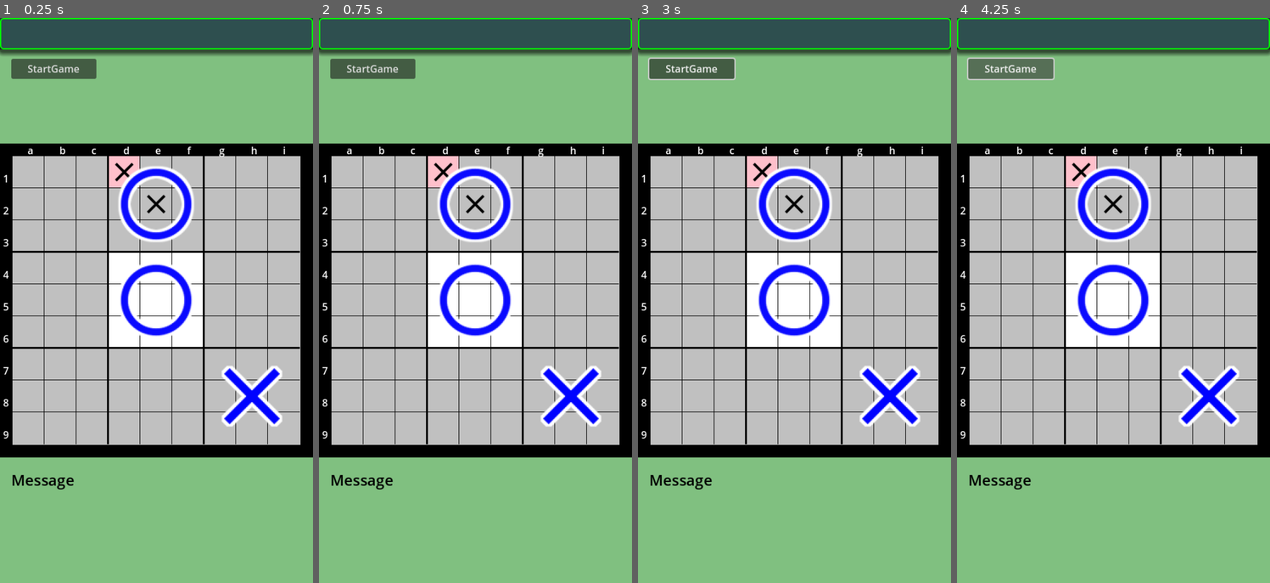
Above: before the commit, frames 1-4 (left to right).
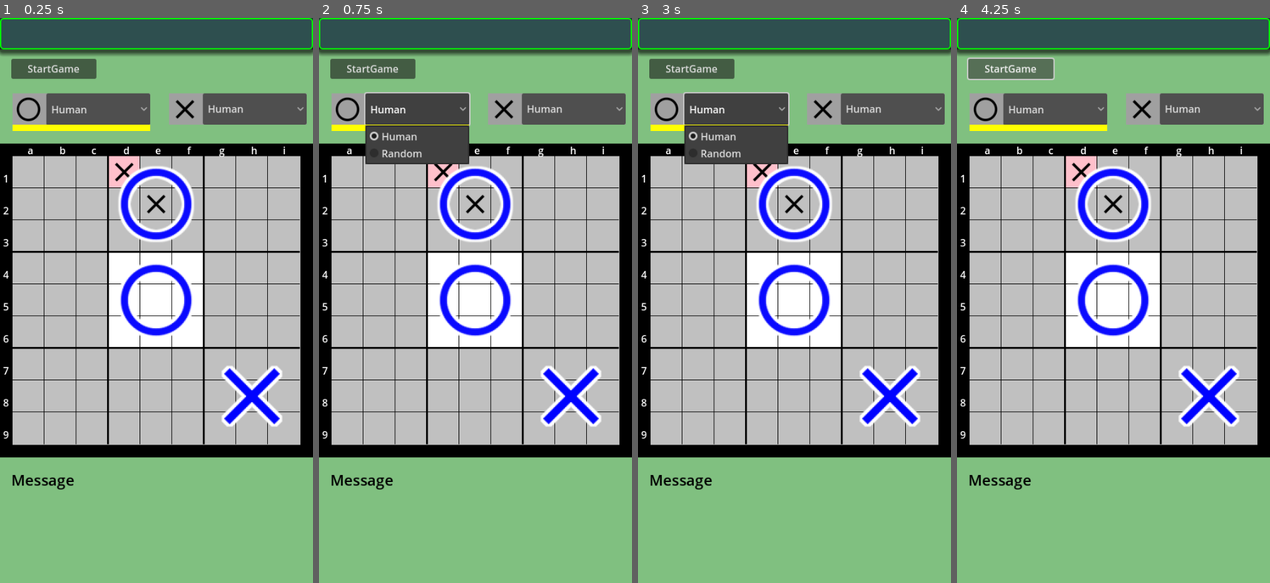
Above: after the commit, the same moments.

Repository: vivisuke/SuperTicTacToe4
Game: Godot game, scene res://main_scene.tscn
The game is run twice, just before and just after one commit, with the same random seed, the same clock (stepped at 60 frames per second) and the same inputs.
Inputs (mouse positions are in pixels of both pictures, inside the frame that each line leads up to):
- Up to frame 1 (0.25 s): no input
- Up to frame 2 (0.75 s): click (416, 108) at 0.5 s, where only the run after the commit has a clickable "Human"
- Up to frame 3 (3 s): click "StartGame" at 1.25 s; click "StartGame" at 2 s; click (735, 108) at 2.75 s, where only the run after the commit has a clickable "Human"
- Up to frame 4 (4.25 s): click "StartGame" at 3.5 s

The runs differ from the first frame. In frame 1, 5.4% of the frame differs, in the area x 3-98%, y 13-20%; in frame 2, 7.4%; in frame 3, 7.6%, in the area x 3-98%, y 7-26%; in frame 4, 5.4%.

Commit message:
0007 ◎ C 12/27 03/05 0.001│ToDo│○、☓ パネル設置

Diff:
--- a/SuperTicTacToe/main_scene.tscn
+++ b/SuperTicTacToe/main_scene.tscn
@@ -134,4 +134,69 @@
 theme_override_font_sizes/font_size = 24
 text = "Message"
 
+[node name="WhitePlayer" type="ColorRect" parent="."]
+offset_left = 20.0
+offset_top = 120.0
+offset_right = 240.0
+offset_bottom = 170.0
+color = Color(0.627451, 0.627451, 0.627451, 1)
+
+[node name="OptionButton" type="OptionButton" parent="WhitePlayer"]
+layout_mode = 0
+offset_left = 54.0
+offset_right = 220.0
+offset_bottom = 51.0
+item_count = 2
+selected = 0
+popup/item_0/text = "Human"
+popup/item_0/id = 0
+popup/item_1/text = "Random"
+popup/item_1/id = 1
+
+[node name="TextureRect" type="TextureRect" parent="WhitePlayer"]
+layout_mode = 0
+offset_right = 50.0
+offset_bottom = 50.0
+texture = ExtResource("5_u0aoc")
+
+[node name="Underline" type="ColorRect" parent="WhitePlayer"]
+layout_mode = 0
+offset_top = 50.0
+offset_right = 220.0
+offset_bottom = 60.0
+color = Color(1, 1, 0, 1)
+
+[node name="BlackPlayer" type="ColorRect" parent="."]
+offset_left = 270.0
+offset_top = 120.0
+offset_right = 490.0
+offset_bottom = 170.0
+color = Color(0.627451, 0.627451, 0.627451, 1)
+
+[node name="OptionButton" type="OptionButton" parent="BlackPlayer"]
+layout_mode = 0
+offset_left = 54.0
+offset_right = 220.0
+offset_bottom = 50.0
+item_count = 2
+selected = 0
+popup/item_0/text = "Human"
+popup/item_0/id = 0
+popup/item_1/text = "Random"
+popup/item_1/id = 1
+
+[node name="TextureRect" type="TextureRect" parent="BlackPlayer"]
+layout_mode = 0
+offset_right = 50.0
+offset_bottom = 50.0
+texture = ExtResource("6_x73yt")
+
+[node name="Underline" type="ColorRect" parent="BlackPlayer"]
+visible = false
+layout_mode = 0
+offset_top = 50.0
+offset_right = 220.0
+offset_bottom = 60.0
+color = Color(1, 1, 0, 1)
+
 [connection signal="pressed" from="StartStopButton" to="." method="_on_start_stop_button_pressed"]
Not shown, changed: SuperTicTacToe4.spr
